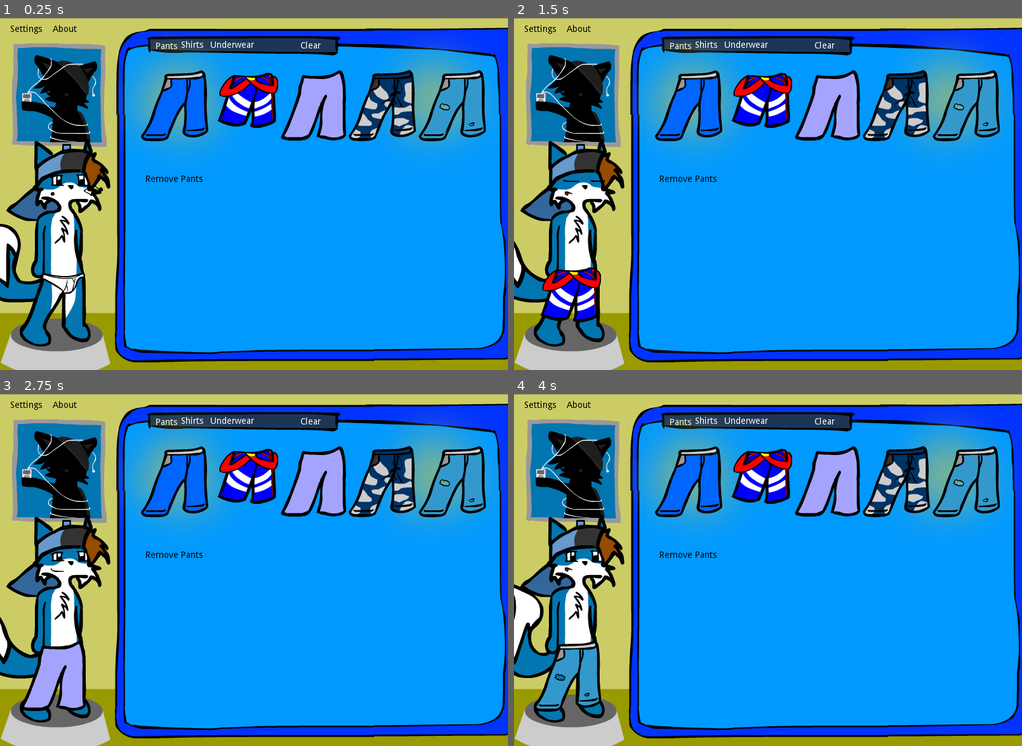
Above: before the commit, frames 1-4 (two rows, left to right).
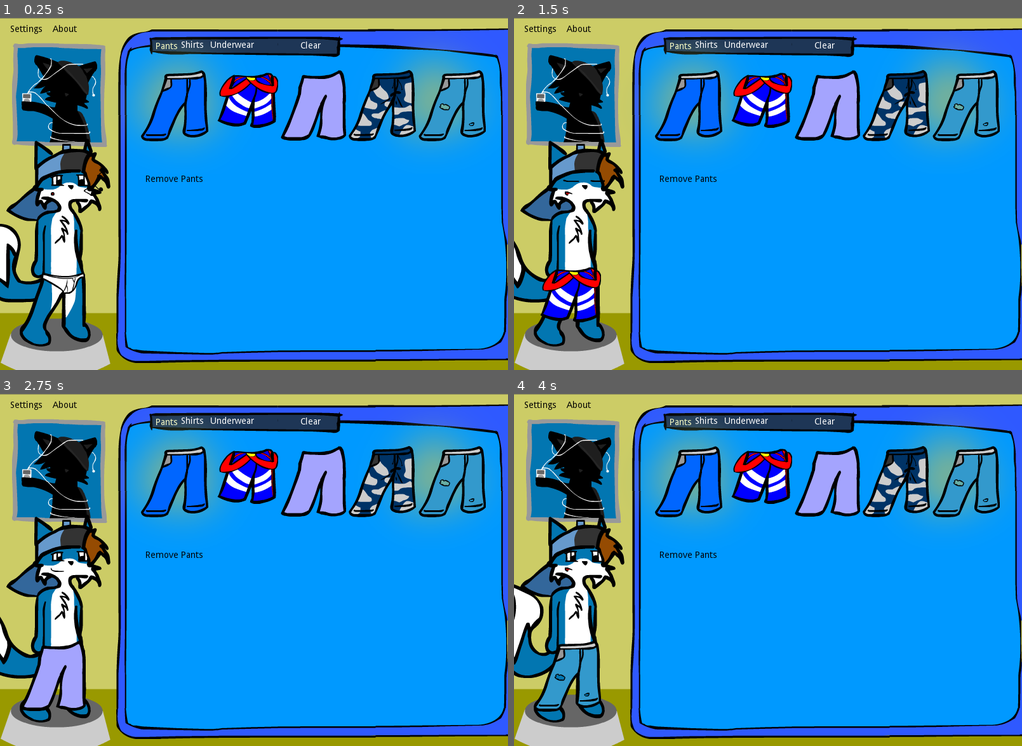
Above: after the commit, the same moments.

Repository: tonytins/dressupzack
Game: Godot game, scene res://GameScreen.tscn
Same seed, same stepped clock (60 frames per second), same inputs: the game is played once before the commit and once after it.
Inputs (mouse positions are in pixels of both pictures, inside the frame that each line leads up to):
- Up to frame 1 (0.25 s): no input
- Up to frame 2 (1.5 s): click (686, 106) at 0.5 s; click (757, 106) at 1.25 s
- Up to frame 3 (2.75 s): click (314, 482) at 2 s
- Up to frame 4 (4 s): click (895, 482) at 2.75 s; click (966, 482) at 3.5 s

The runs differ from the first frame. In frame 1, 8.8% of the frame differs, in the area x 22-100%, y 2-99%; in frame 2, 8.8%; in frame 3, 8.8%; in frame 4, 8.8%.

Commit message:
Minor interface tweak

Diff:
--- a/project/Clothes.tscn
+++ b/project/Clothes.tscn
@@ -54,11 +54,8 @@
 
 [node name="Wordrobe BG" type="Sprite" parent="." index="0"]
 
-position = Vector2( 492.609, 279.27 )
+position = Vector2( 492.609, 280.27 )
 texture = ExtResource( 2 )
-__meta__ = {
-"_edit_lock_": true
-}
 
 [node name="Lights" type="Sprite" parent="." index="1"]
 
--- a/project/Interface.tscn
+++ b/project/Interface.tscn
@@ -25,7 +25,7 @@
 stream = ExtResource( 2 )
 volume_db = 0.0
 pitch_scale = 1.0
-autoplay = true
+autoplay = false
 mix_target = 0
 bus = "Master"
 
@@ -356,7 +356,6 @@
 
 [node name="SettingsWin" type="AcceptDialog" parent="." index="4"]
 
-editor/display_folded = true
 visible = false
 anchor_left = 0.0
 anchor_top = 0.0
@@ -439,7 +438,6 @@
 size_flags_horizontal = 1
 size_flags_vertical = 1
 toggle_mode = true
-pressed = true
 enabled_focus_mode = 2
 shortcut = null
 group = null
Binary file changed: project/assets/dressup_wardrobe.png
Not shown, changed: screenshot.png
